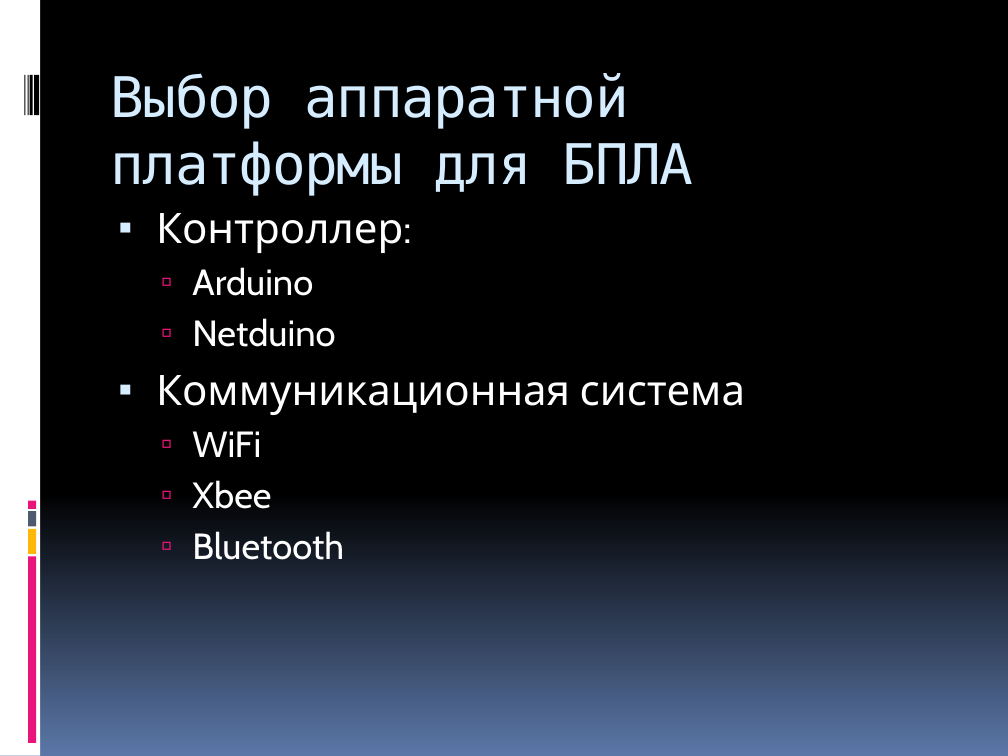
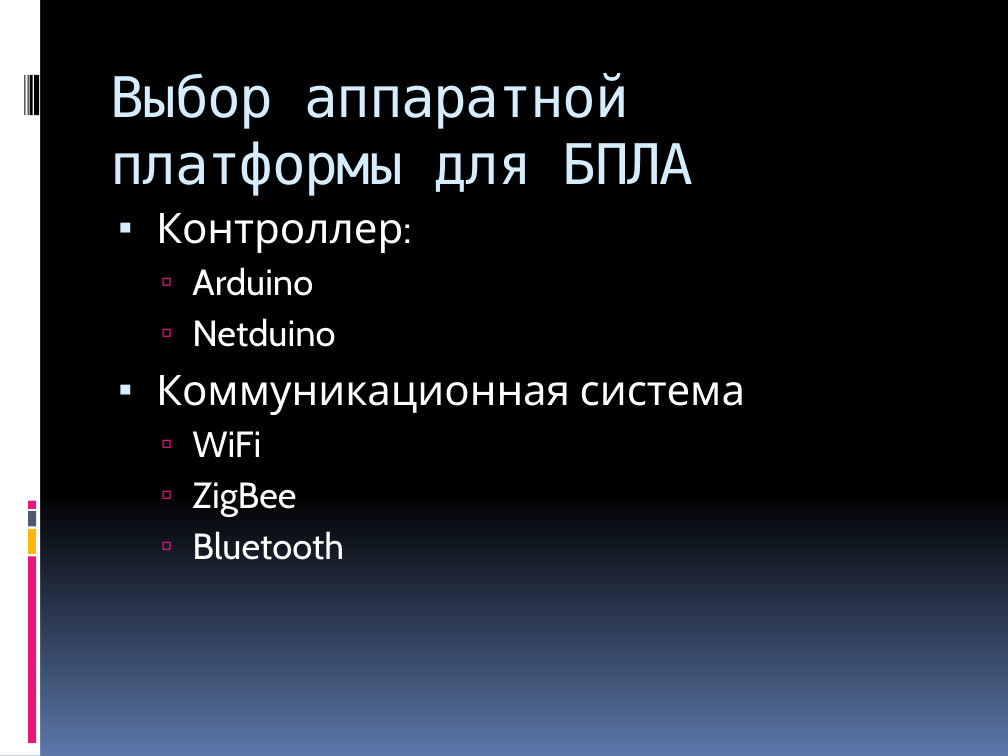
Before and after one commit to Jacobi20/quadro-xds, a slide deck: slide 12 of Docs/Medias2012.pptx (slide 22 before the commit). Drawn at 1008x756 pixels with LibreOffice and Linux fonts; fonts in the diff are those of the drawing. Boxes give left, top, right and bottom in pixels: in the first picture for what was removed or moved away, otherwise in the second. Text is boxed around its words. In the diff, an @@ line names an element or a change of style, - is before the commit and + after.

```diff
--- a/Docs/Medias2012.pptx
+++ b/Docs/Medias2012.pptx
@@ text at [192,482,296,516]: text changed @@
-  ▫ Xbee
+  ▫ ZigBee
```
Also in this commit, not shown: 2 other slides changed, 6 other files.
